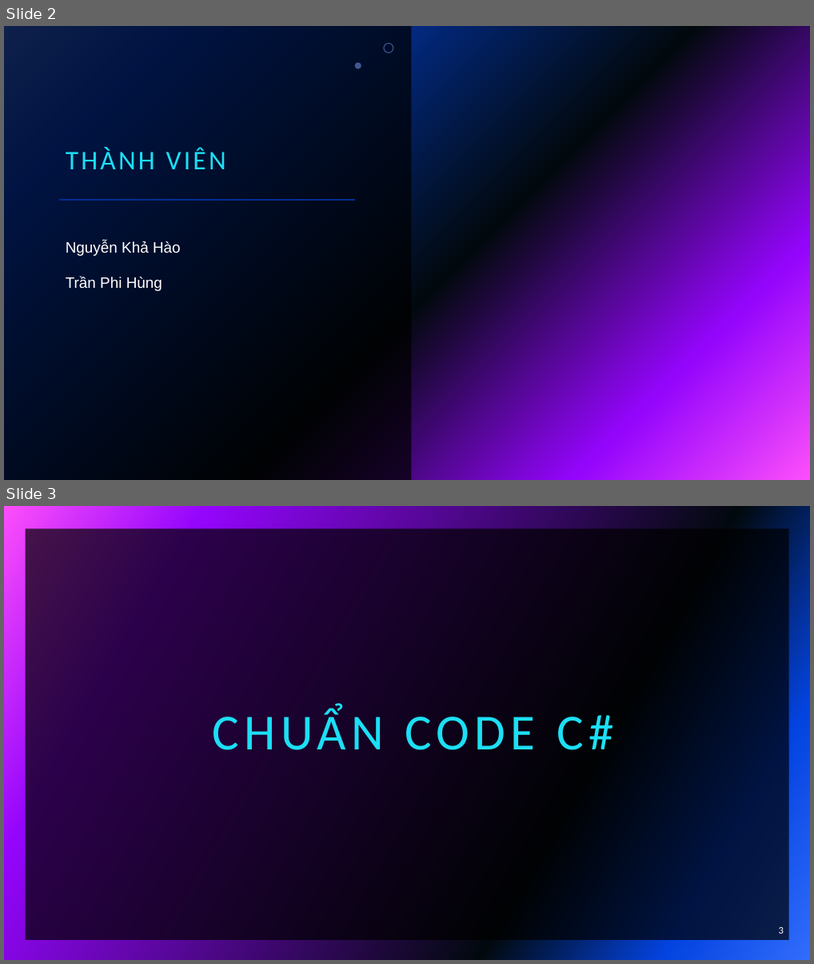
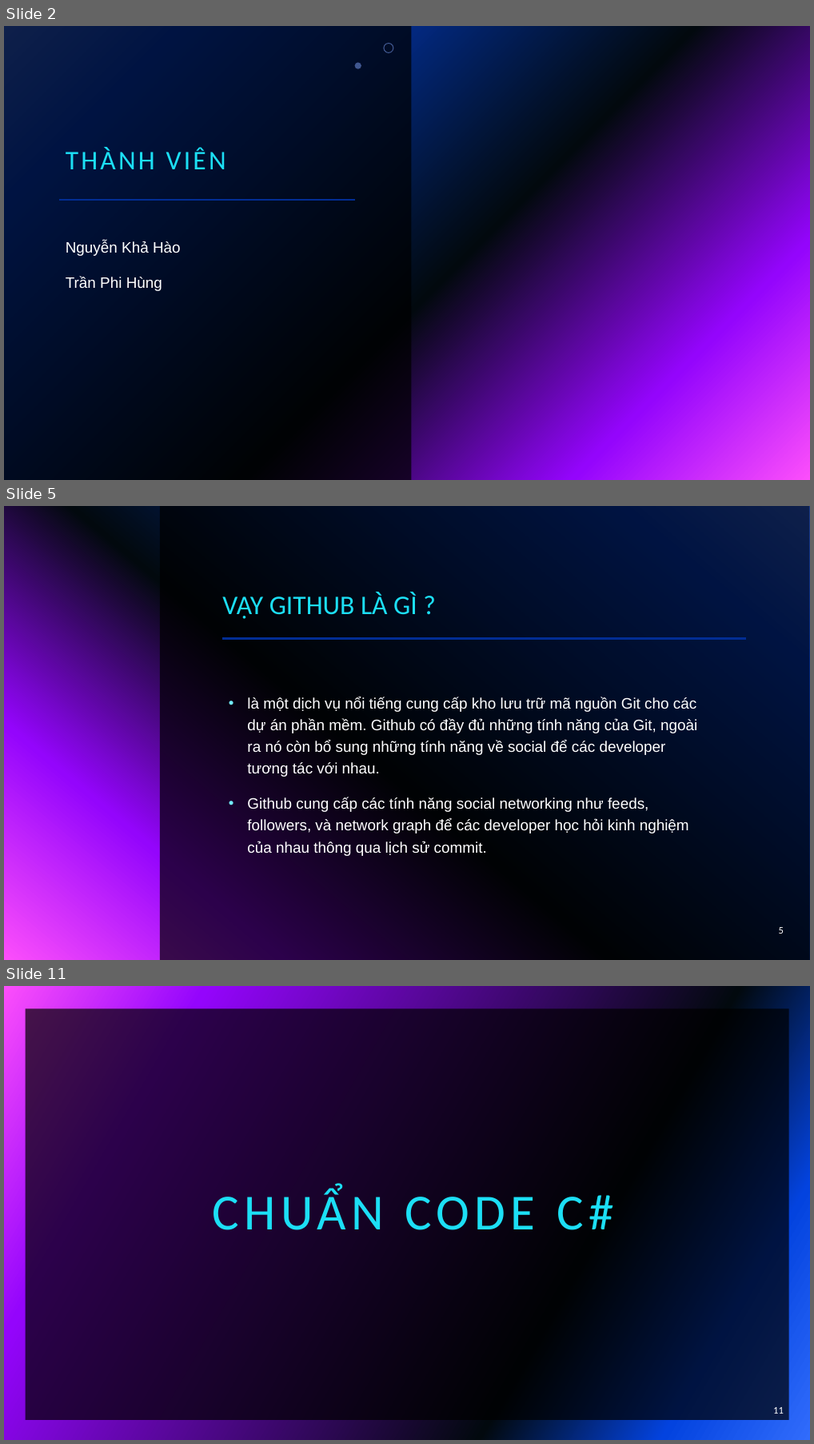
Before and after one commit to haohao0550/CongNghePhanMem, a slide deck: CNPM15_NHOM01_102220014_102220020_Github_CodeStyle_UnitCode.pptx. Shown one above the other, each under a label of ours: slides 2 and 3 before the commit, slides 2, 5 and 11 after it; the slides between them are not shown. The pictures are 814x964 and 814x1444 pixels, drawn with LibreOffice and Linux fonts; fonts in the diff are those of the drawing; background and template pictures are left out. Boxes give left, top, right and bottom in pixels: in the first picture for what was removed or moved away, otherwise in the second. Text is boxed around its words. In the diff, an @@ line names an element or a change of style, - is before the commit and + after.

Commit message:
update PowerPoint github-unittest-codestyle
update PowerPoint github-unittest-codestyle

```diff
--- a/CNPM15_NHOM01_102220014_102220020_Github_CodeStyle_UnitCode.pptx
+++ b/CNPM15_NHOM01_102220014_102220020_Github_CodeStyle_UnitCode.pptx
@@ slide 5 added at [4, 506, 810, 960], background gradient #316CFC to #0343DF to #02090E to #9405FC to #FC4EFB @@
@@ rectangle added at [160, 506, 810, 960], fill #000000 at 70% opacity @@
@@ title added at [222, 592, 418, 619], 32 pt, text #1CDFF5 @@
+VẬY GITHUB LÀ GÌ ?
@@ line added from (223, 639) to (747, 639), #9405FC 2 pt @@
@@ text added at [247, 696, 698, 856], 18 pt, text #FFFFFF @@
+• là một dịch vụ nổi tiếng cung cấp kho lưu trữ mã nguồn Git cho các dự án phần mềm. Github có đầy đủ những tính năng của Git, ngoài ra nó còn bổ sung những tính năng về social để các developer tương tác với nhau.
+• Github cung cấp các tính năng social networking như feeds, followers, và network graph để các developer học hỏi kinh nghiệm của nhau thông qua lịch sử commit.
@@ page number added at [779, 927, 784, 933], 12 pt, text #FFFFFF @@
+5
@@ what was slide 3 is now slide 11 @@
@@ page number at [774, 1407, 784, 1413]: text changed @@
-3
+11
```
Also in this commit, not shown: 6 slides changed, 7 other slides added, 15 slides removed.
